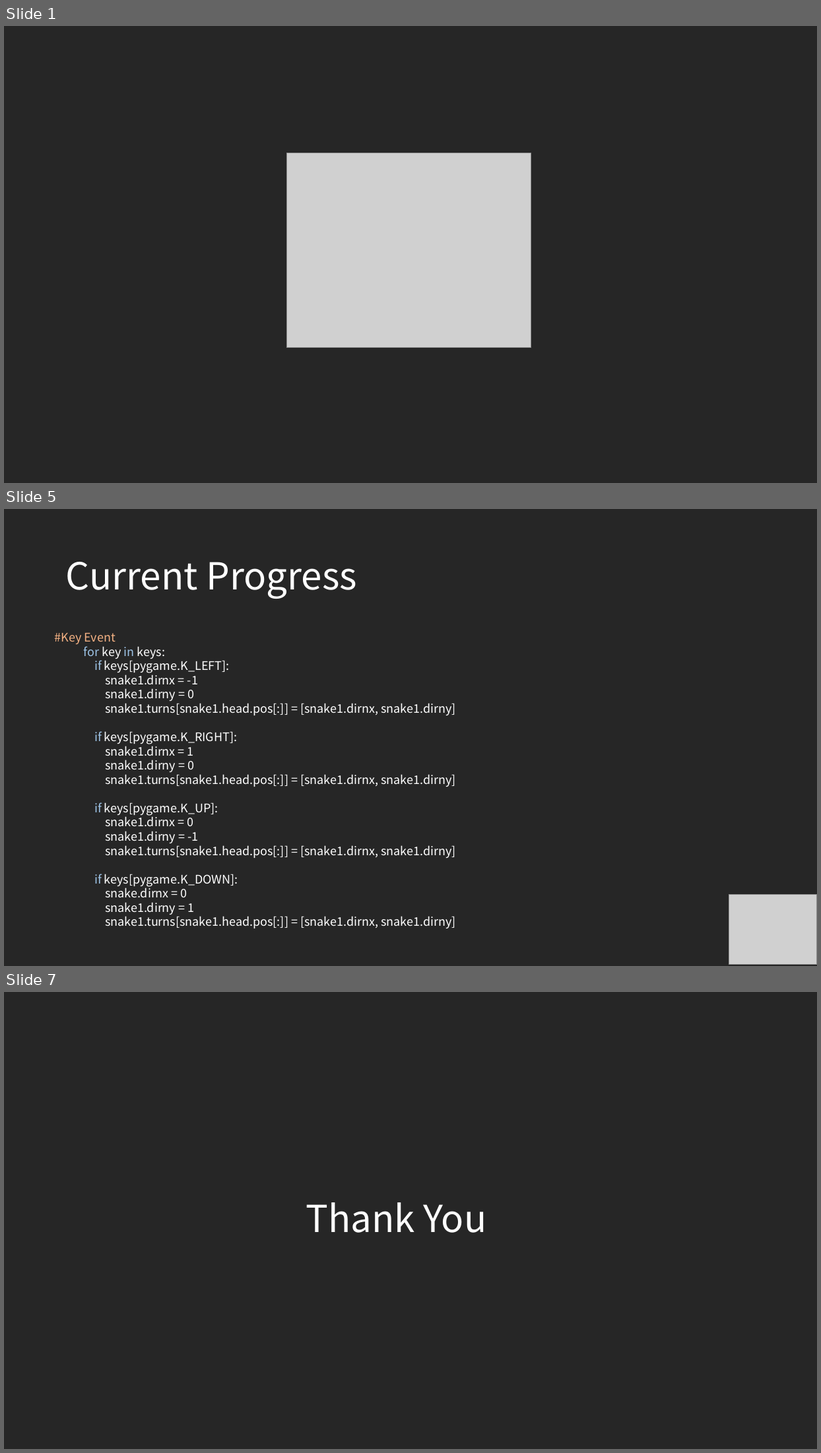
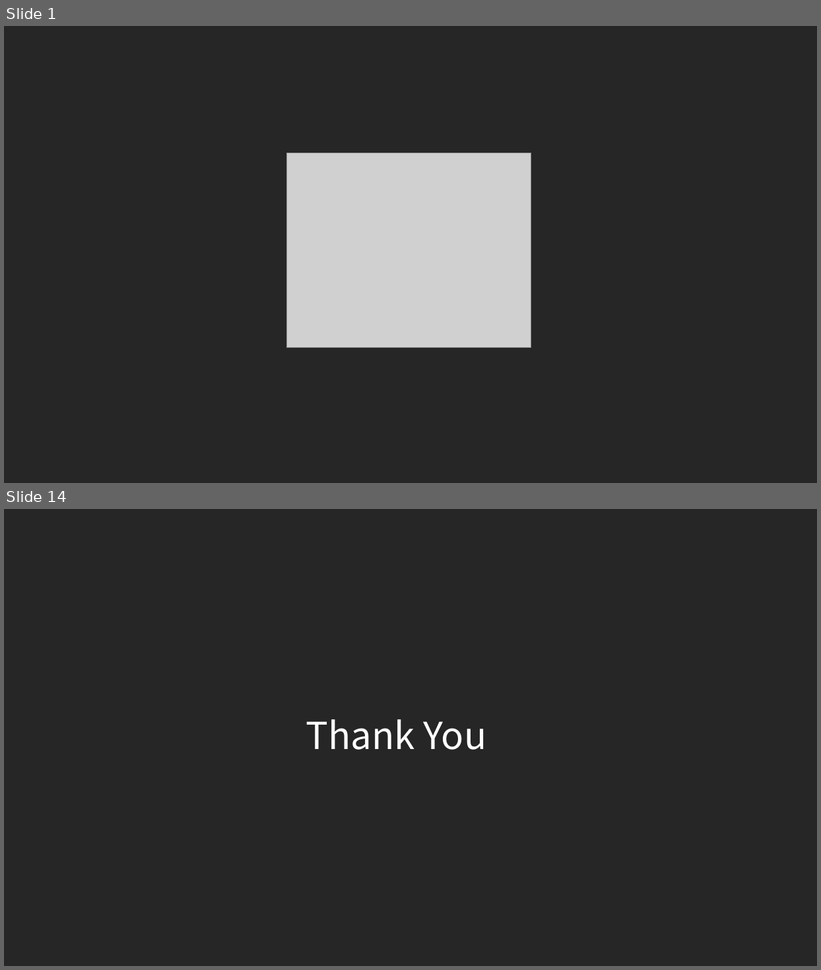
Before and after one commit to commadev/commadev.github.io, a slide deck: assets/documents/190411 Snake.pptx. Shown one above the other, each under a label of ours: slides 1, 5 and 7 before the commit, slides 1 and 14 after it; the slides between them are not shown. The pictures are 821x1453 and 821x970 pixels, drawn with LibreOffice and Linux fonts; fonts in the diff are those of the drawing; grey boxes stand for pictures. Boxes give left, top, right and bottom in pixels: in the first picture for what was removed or moved away, otherwise in the second. Text is boxed around its words. In the diff, an @@ line names an element or a change of style, - is before the commit and + after.

```diff
--- a/assets/documents/190411 Snake.pptx
+++ b/assets/documents/190411 Snake.pptx
@@ slide 5 removed at [4,509,817,966], background #262626 @@
@@ title removed at [66,562,357,599] @@
-Current Progress
@@ text removed at [55,633,455,929] @@
-#Key Event
-for key in keys:
-if keys[pygame.K_LEFT]:
-snake1.dirnx = -1
-snake1.dirny = 0
-snake1.turns[snake1.head.pos[:]] = [snake1.dirnx, snake1.dirny]
-if keys[pygame.K_RIGHT]:
-snake1.dirnx = 1
-snake1.dirny = 0
-snake1.turns[snake1.head.pos[:]] = [snake1.dirnx, snake1.dirny]
-if keys[pygame.K_UP]:
-snake1.dirnx = 0
-snake1.dirny = -1
-snake1.turns[snake1.head.pos[:]] = [snake1.dirnx, snake1.dirny]
-if keys[pygame.K_DOWN]:
-snake.dirnx = 0
-snake1.dirny = 1
-snake1.turns[snake1.head.pos[:]] = [snake1.dirnx, snake1.dirny]
@@ picture removed at [729,895,817,965] @@
@@ what was slide 7 is now slide 14 @@
```
Also in this commit, not shown: 2 slides changed, 10 slides added, 2 other slides removed.
